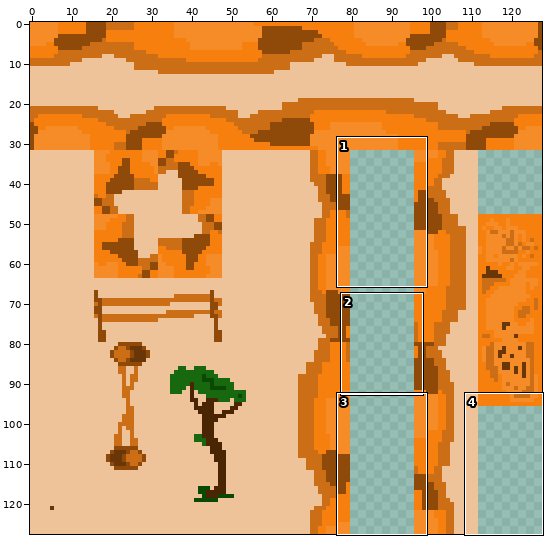
Sprite sheet, stored at Assets/Textures/WallTexture.png. The picture above shows the old version from afar; the outline marks the close-up.
Close-up. Before the edit:
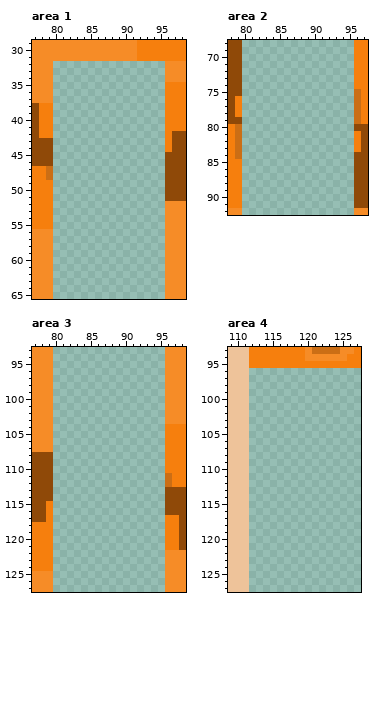
The file is 128x128 pixels. Shown: area 1: x 77..98, y 29..65; area 2: x 78..97, y 68..92; area 3: x 77..98, y 93..127; area 4: x 109..127, y 93..127.
After:
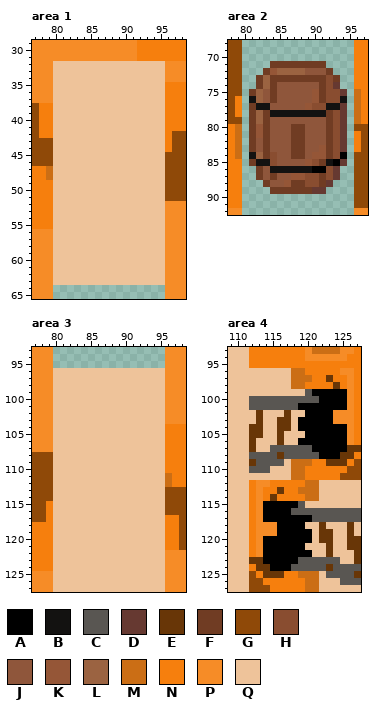
Palette (. is transparent): A #000000  B #131211  C #595652  D #663931  E #683607  F #703c23  G #8f4908  H #894d30  J #8f563b  K #955637  L #9b6341  M #cb6e15  N #f67f0d  P #f68c27  Q #eec39a
Edits made:
Changed rows in their new state; - is an unchanged pixel.
Area 1:
first column x 80:
32 QQQQQQQQQQQQQQQQ
33 QQQQQQQQQQQQQQQQ
34 QQQQQQQQQQQQQQQQ
35 QQQQQQQQQQQQQQQQ
36 QQQQQQQQQQQQQQQQ
37 QQQQQQQQQQQQQQQQ
38 QQQQQQQQQQQQQQQQ
39 QQQQQQQQQQQQQQQQ
40 QQQQQQQQQQQQQQQQ
41 QQQQQQQQQQQQQQQQ
42 QQQQQQQQQQQQQQQQ
43 QQQQQQQQQQQQQQQQ
44 QQQQQQQQQQQQQQQQ
45 QQQQQQQQQQQQQQQQ
46 QQQQQQQQQQQQQQQQ
47 QQQQQQQQQQQQQQQQ
48 QQQQQQQQQQQQQQQQ
49 QQQQQQQQQQQQQQQQ
50 QQQQQQQQQQQQQQQQ
51 QQQQQQQQQQQQQQQQ
52 QQQQQQQQQQQQQQQQ
53 QQQQQQQQQQQQQQQQ
54 QQQQQQQQQQQQQQQQ
55 QQQQQQQQQQQQQQQQ
56 QQQQQQQQQQQQQQQQ
57 QQQQQQQQQQQQQQQQ
58 QQQQQQQQQQQQQQQQ
59 QQQQQQQQQQQQQQQQ
60 QQQQQQQQQQQQQQQQ
61 QQQQQQQQQQQQQQQQ
62 QQQQQQQQQQQQQQQQ
63 QQQQQQQQQQQQQQQQ
Area 2:
first column x 81:
71 ---FFFFFFFF---
72 --FKLLLLJJJF--
73 -FLFFFFFFFFHF-
74 -FLFJJJJJJFHD-
75 FLJFJJJJJKFHHD
76 BLJFJJJJJKFHHB
77 FBBJJJJJKHHBBD
78 FLFBBBBBBBBFHD
79 FLFJJJJJJJJFHD
80 FKFJJJFFJJJFHD
81 FKFJJJFFJJJFHD
82 FJFJJJFFJJJFHD
83 FJFJJJFFJJKFHD
84 BLFHJJFFJKKFHA
85 FBBHJJJJKHFBAD
86 -FJBBBBBBAAHD-
87 -FJFJJKKHHFHD-
88 --FJJKFFHHFD--
89 ---FFFFFFDD---
Area 3:
first column x 80:
 96 QQQQQQQQQQQQQQQQ
 97 QQQQQQQQQQQQQQQQ
 98 QQQQQQQQQQQQQQQQ
 99 QQQQQQQQQQQQQQQQ
100 QQQQQQQQQQQQQQQQ
101 QQQQQQQQQQQQQQQQ
102 QQQQQQQQQQQQQQQQ
103 QQQQQQQQQQQQQQQQ
104 QQQQQQQQQQQQQQQQ
105 QQQQQQQQQQQQQQQQ
106 QQQQQQQQQQQQQQQQ
107 QQQQQQQQQQQQQQQQ
108 QQQQQQQQQQQQQQQQ
109 QQQQQQQQQQQQQQQQ
110 QQQQQQQQQQQQQQQQ
111 QQQQQQQQQQQQQQQQ
112 QQQQQQQQQQQQQQQQ
113 QQQQQQQQQQQQQQQQ
114 QQQQQQQQQQQQQQQQ
115 QQQQQQQQQQQQQQQQ
116 QQQQQQQQQQQQQQQQ
117 QQQQQQQQQQQQQQQQ
118 QQQQQQQQQQQQQQQQ
119 QQQQQQQQQQQQQQQQ
120 QQQQQQQQQQQQQQQQ
121 QQQQQQQQQQQQQQQQ
122 QQQQQQQQQQQQQQQQ
123 QQQQQQQQQQQQQQQQ
124 QQQQQQQQQQQQQQQQ
125 QQQQQQQQQQQQQQQQ
126 QQQQQQQQQQQQQQQQ
127 QQQQQQQQQQQQQQQQ
Area 4:
first column x 112:
 96 QQQQQQMMNNNNNPPN
 97 QQQQQQMMMNNENNPN
 98 QQQQQQMMNNNNENPN
 99 QQQQQQQQCAAAAAPN
100 CCCCCCCCCCAAAAPN
101 CCCCCCCAAAAAAAPN
102 QEQQQEQQAAAAPPPN
103 QEQQEEQAAAAAPPPN
104 EEQQEEQAAAAAAAPN
105 EEQQEQQQAAAAAAPN
106 EQQQEQQAAAAAAAPN
107 EQQCCCCCCAAAAAEE
108 CCCCECCCCCAAAEEN
109 ECCCCQMMMNNEEENG
110 CCCQQQMMNNNNNNGG
111 QQQQQQMMNNNNNGGG
112 NPPNNNNNMMQQQQQQ
113 NPNNENNMMMQQQQQQ
114 NPNENNNNMMQQQQQQ
115 NPAAAAACQQQQQQQQ
116 NPAAAACCCCCCCCCC
117 NPAAAAAAACCCCCCC
118 NPPPAAAAQQEQQQEQ
119 NPPPAAAAAQEEQQEQ
120 NPAAAAAAAQEEQQEE
121 NPAAAAAAQQQEQQEE
122 NPAAAAAAAQQEQQQE
123 EEAAAAACCCCCCQQE
124 NEEAAACCCCCECCCC
125 GNEEENNMMMQCCCCE
126 GGNNNNNNMMQQQCCC
127 GGGNNNNNMMQQQQQQ
